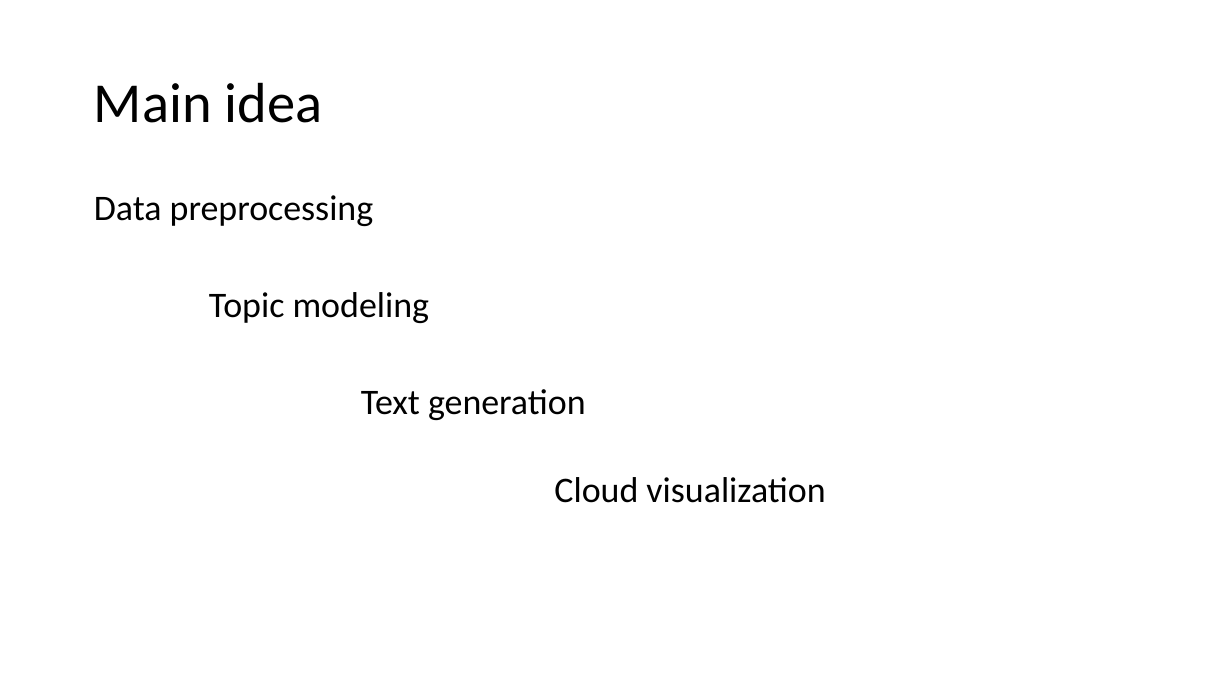
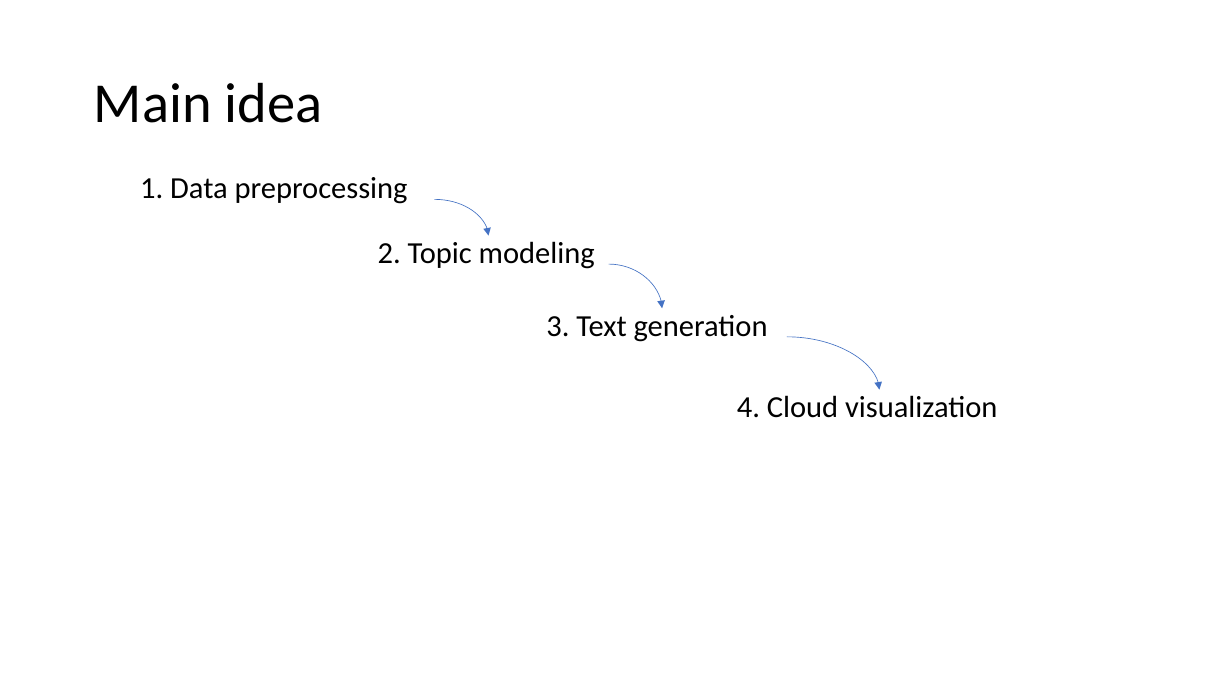
Before and after one commit to Adelaaas/it_hack_Rosatom, a slide deck: slide 2 of Хакатон «Шаг в карьеру.pptx. Drawn at 1232x693 pixels with LibreOffice and Linux fonts; fonts in the diff are those of the drawing. Boxes give left, top, right and bottom in pixels: in the first picture for what was removed or moved away, otherwise in the second. Text is boxed around its words. In the diff, an @@ line names an element or a change of style, - is before the commit and + after.

```diff
--- a/Хакатон «Шаг в карьеру.pptx
+++ b/Хакатон «Шаг в карьеру.pptx
@@ text at (140, 177, 408, 204): text changed; size 28 to 23.8 pt @@
-Data preprocessing
+1. Data preprocessing
@@ curved arrow added from (434, 200) to (489, 236), #4472C4 0.5 pt @@
@@ text at (378, 241, 595, 269): text changed; size 28 to 23.8 pt @@
-Topic modeling
+2. Topic modeling
@@ curved arrow added from (609, 264) to (663, 309), #4472C4 0.5 pt @@
@@ text at (546, 315, 768, 342): text changed; size 28 to 23.8 pt @@
-Text generation
+3. Text generation
@@ curved arrow added from (787, 337) to (880, 390), #4472C4 0.5 pt @@
@@ text at (737, 395, 997, 418): text changed; size 28 to 23.8 pt @@
-Cloud visualization
+4. Cloud visualization
```
Also in this commit, not shown: 2 other slides changed, 1 slide added, 6 other files.
